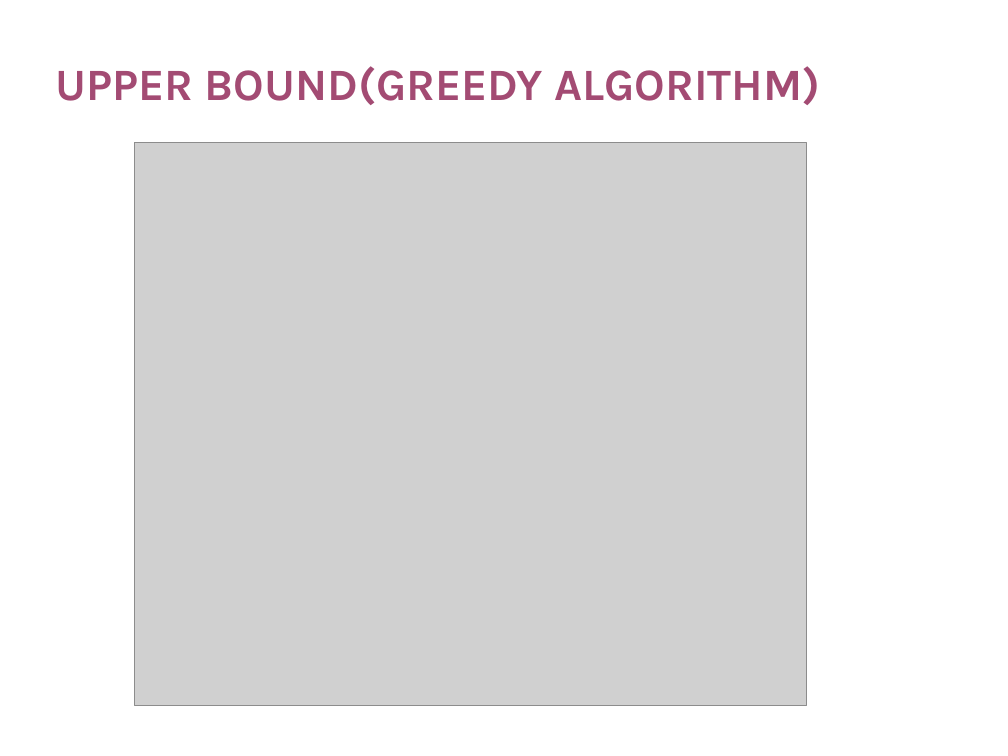
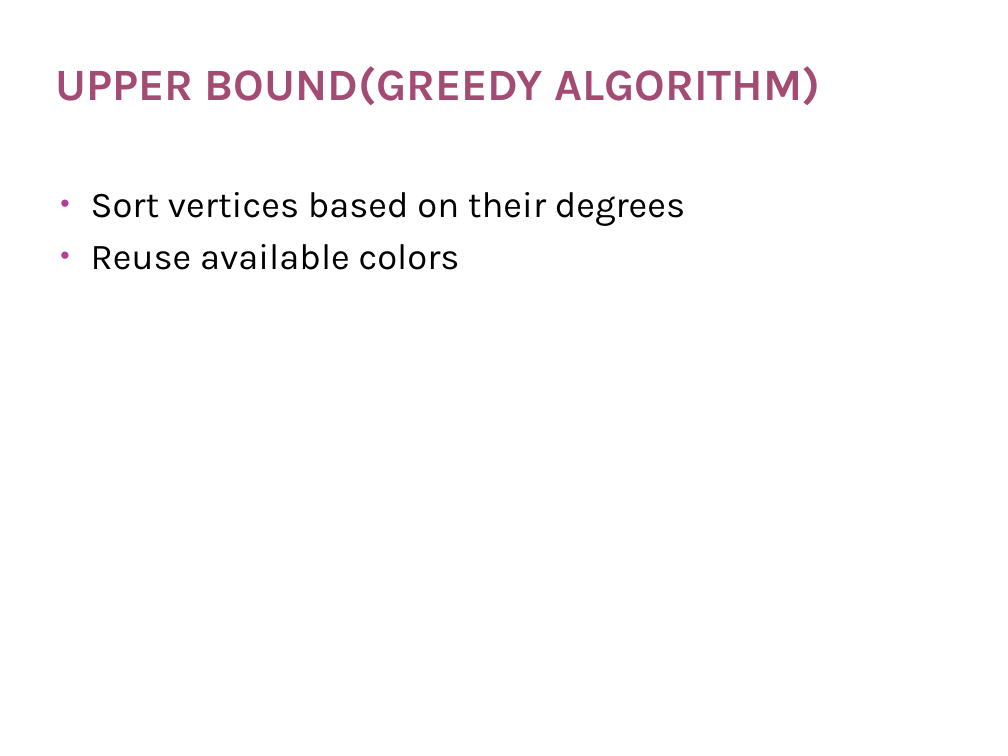
Before and after one commit to diagnoza/develop-, a slide deck: slide 8 of Project1-1/Phase3/Presentation-Phase3.pptx. Drawn at 1008x756 pixels with LibreOffice and Linux fonts; fonts in the diff are those of the drawing; grey boxes stand for pictures; background and template pictures are left out. Boxes give left, top, right and bottom in pixels: in the first picture for what was removed or moved away, otherwise in the second. Text is boxed around its words. In the diff, an @@ line names an element or a change of style, - is before the commit and + after.

```diff
--- a/Project1-1/Phase3/Presentation-Phase3.pptx
+++ b/Project1-1/Phase3/Presentation-Phase3.pptx
@@ picture removed at bbox=[134, 143, 806, 706] @@
@@ text added at bbox=[91, 192, 685, 270], 26 pt, text #000000 @@
+• Sort vertices based on their degrees
+• Reuse available colors
```
Also in this commit, not shown: 5 other slides changed.
